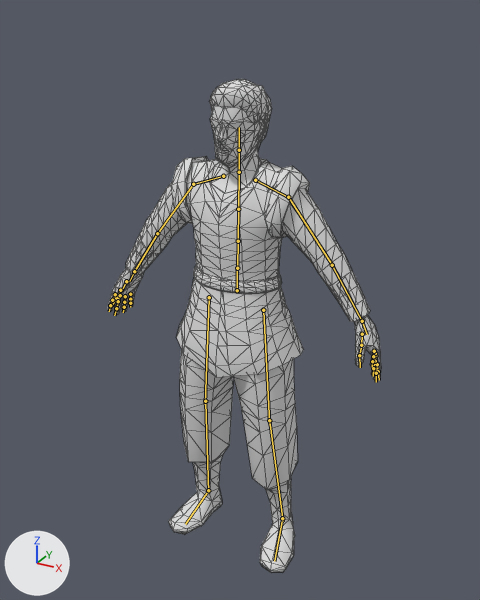
The glTF model JY/web/jyx2/actors/story-3.glb, before and after one commit.
Both versions are drawn from a camera (50 mm lens) standing at (1.017, -1.889, 1.915) and looking at (0.014, -0.065, 1.003). The axes (+X, +Y, +Z) are drawn at lower left. The lights are the same throughout. The older version comes first. The bones that change, and the others that lie on the model, are drawn over the model as lines. Mesh edges are drawn as thin lines.

Names of what the first picture shows: 'MiaoRF'.
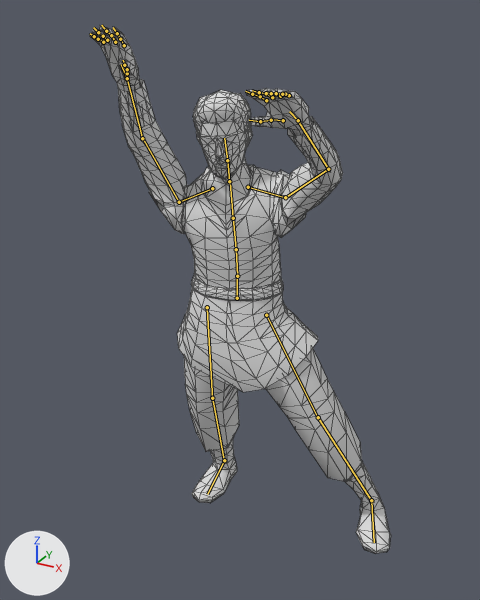
The newer file adds an action. The first version stands in its rest pose; the second is drawn at frame 5 of the action 'attack'.

What the commit changed:
Object 'actorMeshRoot' (bone_rig_object) moves from (-0.002, -0.07, -0.022) to (-0.002, -0.07, -0.05).
Bone 'mixamorigHips' (bone_mixamorighips) turns from (0, 0, 0) to (0, 12, 0) degrees about its own x, y and z.
Bone 'mixamorigLeftUpLeg' (bone_mixamorigleftupleg) turns from (0, 0, 0) to (-3, 0, 22) degrees about its own x, y and z.
Bone 'mixamorigLeftLeg' (bone_mixamorigleftleg) turns from (0, 0, 0) to (-5, 0, -1) degrees about its own x, y and z.
Bone 'mixamorigLeftFoot' (bone_mixamorigleftfoot) turns from (0, 0, 0) to (9, -19, -15) degrees about its own x, y and z.
Bone 'mixamorigSpine' (bone_mixamorigspine) turns from (0, 0, 0) to (3, 4, 3) degrees about its own x, y and z.
Bone 'mixamorigSpine1' (bone_mixamorigspine1) turns from (0, 0, 0) to (0, 4, 2) degrees about its own x, y and z.
Bone 'mixamorigHead' (bone_mixamorighead) turns from (0, 0, 0) to (3, 0, 1) degrees about its own x, y and z.
Bone 'mixamorigLeftArm' (bone_mixamorigleftarm) turns from (0, 0, 0) to (-63, 31, 48) degrees about its own x, y and z.
Bone 'mixamorigLeftForeArm' (bone_mixamorigleftforearm) turns from (0, 0, 0) to (-33, 14, 46) degrees about its own x, y and z.
Bone 'mixamorigLeftHand' (bone_mixamoriglefthand) turns from (0, 0, 0) to (6, -1, 1) degrees about its own x, y and z.
Bone 'mixamorigRightArm' (bone_mixamorigrightarm) turns from (0, 0, 0) to (-113, -33, -22) degrees about its own x, y and z.
Bone 'mixamorigRightForeArm' (bone_mixamorigrightforearm) turns from (0, 0, 0) to (-14, -2, -13) degrees about its own x, y and z.
Bone 'mixamorigRightUpLeg' (bone_mixamorigrightupleg) turns from (0, 0, 0) to (-12, 0, 1) degrees about its own x, y and z.
Bone 'mixamorigRightLeg' (bone_mixamorigrightleg) turns from (0, 0, 0) to (-5, 0, 0) degrees about its own x, y and z.
Bone 'mixamorigRightFoot' (bone_mixamorigrightfoot) turns from (0, 0, 0) to (18, 2, 1) degrees about its own x, y and z.

Changed parts and their boxes [x1, y1, x2, y2] in the pictures (480 x 600 px):
'MiaoRF', posed (10% wider, 7% taller)
    before: [108, 79, 381, 573]
    after: [90, 26, 391, 554]
bone 'mixamorigHips', root to tip
    before: (237, 290) to (237, 267)
    after: (237, 298) to (237, 275)
bone 'mixamorigLeftUpLeg', root to tip
    before: (263, 310) to (269, 424)
    after: (266, 315) to (319, 421)
bone 'mixamorigLeftLeg', root to tip
    before: (269, 420) to (283, 521)
    after: (318, 417) to (373, 503)
bone 'mixamorigLeftFoot', root to tip
    before: (282, 518) to (274, 561)
    after: (371, 500) to (374, 542)
bone 'mixamorigSpine', root to tip
    before: (237, 268) to (238, 240)
    after: (237, 276) to (236, 248)
bone 'mixamorigSpine1', root to tip
    before: (238, 241) to (238, 208)
    after: (236, 249) to (233, 217)
bone 'mixamorigHead', root to tip
    before: (239, 150) to (239, 127)
    after: (227, 160) to (224, 138)
bone 'mixamorigLeftArm', root to tip
    before: (288, 197) to (333, 267)
    after: (285, 197) to (330, 168)
bone 'mixamorigLeftForeArm', root to tip
    before: (332, 265) to (363, 323)
    after: (328, 169) to (296, 118)
bone 'mixamorigLeftHand', root to tip
    before: (362, 321) to (367, 334)
    after: (298, 120) to (289, 111)
bone 'mixamorigRightArm', root to tip
    before: (193, 184) to (156, 235)
    after: (179, 202) to (141, 136)
bone 'mixamorigRightForeArm', root to tip
    before: (157, 233) to (133, 273)
    after: (142, 138) to (126, 76)
bone 'mixamorigRightUpLeg', root to tip
    before: (209, 297) to (205, 404)
    after: (207, 307) to (212, 400)
bone 'mixamorigRightLeg', root to tip
    before: (205, 401) to (208, 493)
    after: (212, 398) to (224, 462)
bone 'mixamorigRightFoot', root to tip
    before: (208, 490) to (185, 524)
    after: (224, 460) to (207, 494)
